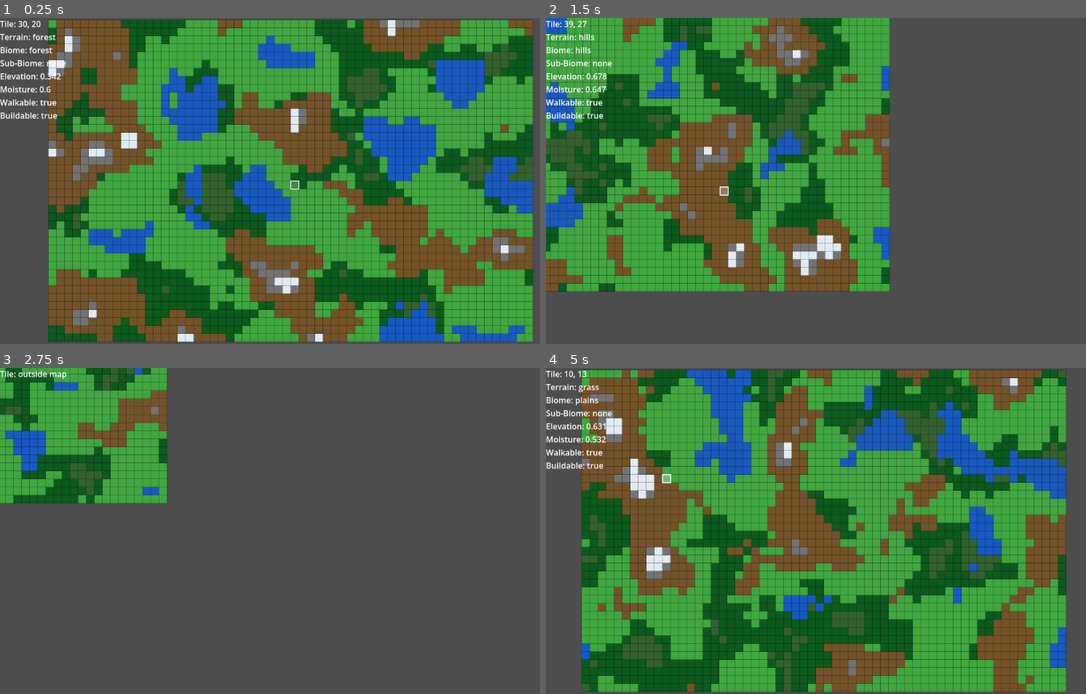
Above: before the commit, frames 1-4 (two rows, left to right).
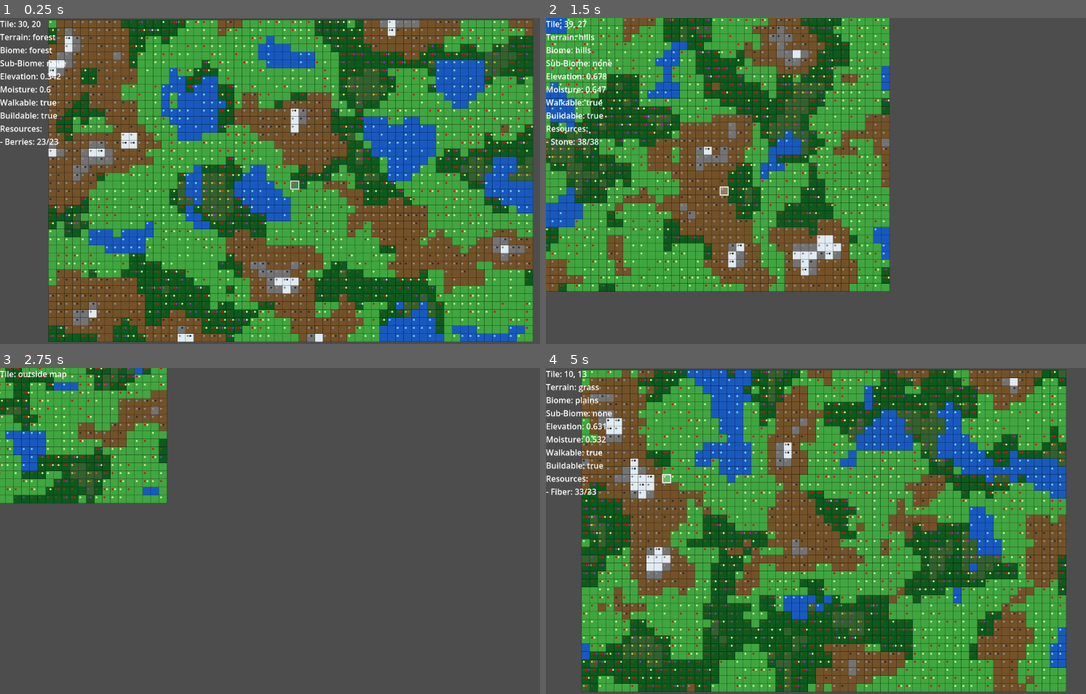
Above: after the commit, the same moments.

Repository: Shaladar79/era-span-sim
Game: Godot game, scene res://scenes/main/Main.tscn
Two runs of this game, one before a commit and one after it. Both use one fixed random seed, a clock stepped at 60 frames per second and the inputs below.
Inputs (mouse positions are in pixels of both pictures, inside the frame that each line leads up to):
- Up to frame 1 (0.25 s): no input
- Up to frame 2 (1.5 s): tap Enter at 0.5 s; move the mouse to (967, 164) at 0.52 s; hold Right (ui_right) 0.53-1.28 s; tap R at 0.6, 1.35 s; click (967, 164) at 0.67 s; move the mouse to (718, 197) at 1.27 s; hold Down (ui_down) from 1.28 s (still down)
- Up to frame 3 (2.75 s): move the mouse to (351, 459) at 2.02 s; release Down (ui_down) at 2.03 s; hold Right (ui_right) from 2.03 s (still down); tap R at 2.1 s
- Up to frame 4 (5 s): move the mouse to (805, 596) at 2.77 s; release Right (ui_right) at 2.78 s; hold Up (ui_up) 2.78-3.53 s; tap R at 2.85, 3.6, 4.35 s; click (805, 596) at 2.92 s; move the mouse to (1010, 579) at 3.52 s; hold Left (ui_left) from 3.53 s (still down); move the mouse to (664, 482) at 4.27 s

The runs differ from the first frame. In frame 1, 5.5% of the frame differs, in the area x 0-99%, y 0-98%; in frame 2, 3.5%; in frame 3, 0.8%; in frame 4, 5.7%, in the area x 0-97%, y 0-98%.

Commit message:
Fix resource marker variant typing

Diff:
--- /dev/null
+++ b/scripts/world/resource_spawner.gd
@@ -0,0 +1,103 @@
+extends RefCounted
+class_name ResourceSpawner
+
+const RESOURCE_WOOD: String = "wood"
+const RESOURCE_BERRIES: String = "berries"
+const RESOURCE_MUSHROOMS: String = "mushrooms"
+const RESOURCE_STONE: String = "stone"
+const RESOURCE_FLINT: String = "flint"
+const RESOURCE_REEDS: String = "reeds"
+const RESOURCE_CLAY: String = "clay"
+const RESOURCE_FISH: String = "fish"
+const RESOURCE_FIBER: String = "fiber"
+
+const TERRAIN_GRASS: String = "grass"
+const TERRAIN_FOREST: String = "forest"
+const TERRAIN_HILLS: String = "hills"
+const TERRAIN_MOUNTAIN: String = "mountain"
+const TERRAIN_WATER: String = "water"
+const TERRAIN_SWAMP: String = "swamp"
+
+
+static func add_resources_to_tile(tile_data: Dictionary, rng: RandomNumberGenerator) -> Dictionary:
+    var terrain: String = str(tile_data.get("terrain", TERRAIN_GRASS))
+    var biome: String = str(tile_data.get("biome", "unknown"))
+    var elevation: float = float(tile_data.get("elevation", 0.0))
+    var moisture: float = float(tile_data.get("moisture", 0.0))
+
+    tile_data["resources"] = []
+
+    match terrain:
+        TERRAIN_FOREST:
+            add_forest_resources(tile_data, rng, elevation, moisture)
+        TERRAIN_GRASS:
+            add_plains_resources(tile_data, rng, elevation, moisture)
+        TERRAIN_HILLS:
+            add_hills_resources(tile_data, rng, elevation, moisture)
+        TERRAIN_MOUNTAIN:
+            add_mountain_resources(tile_data, rng, elevation, moisture)
+        TERRAIN_SWAMP:
+            add_swamp_resources(tile_data, rng, elevation, moisture)
+        TERRAIN_WATER:
+            add_water_resources(tile_data, rng, elevation, moisture)
+        _:
+            pass
+
+    return tile_data
+
+
+static func add_forest_resources(tile_data: Dictionary, rng: RandomNumberGenerator, elevation: float, moisture: float) -> void:
+    try_add_resource(tile_data, rng, RESOURCE_WOOD, "Wood", 0.90, 25, 80)
+    try_add_resource(tile_data, rng, RESOURCE_BERRIES, "Berries", 0.35, 8, 30)
+    try_add_resource(tile_data, rng, RESOURCE_MUSHROOMS, "Mushrooms", 0.25, 5, 20)
+    try_add_resource(tile_data, rng, RESOURCE_FIBER, "Fiber", 0.30, 8, 24)
+
+
+static func add_plains_resources(tile_data: Dictionary, rng: RandomNumberGenerator, elevation: float, moisture: float) -> void:
+    try_add_resource(tile_data, rng, RESOURCE_BERRIES, "Berries", 0.25, 6, 20)
+    try_add_resource(tile_data, rng, RESOURCE_FIBER, "Fiber", 0.45, 10, 35)
+
+
+static func add_hills_resources(tile_data: Dictionary, rng: RandomNumberGenerator, elevation: float, moisture: float) -> void:
+    try_add_resource(tile_data, rng, RESOURCE_STONE, "Stone", 0.70, 20, 70)
+    try_add_resource(tile_data, rng, RESOURCE_FLINT, "Flint", 0.25, 5, 20)
+
+
+static func add_mountain_resources(tile_data: Dictionary, rng: RandomNumberGenerator, elevation: float, moisture: float) -> void:
+    try_add_resource(tile_data, rng, RESOURCE_STONE, "Stone", 0.85, 35, 120)
+    try_add_resource(tile_data, rng, RESOURCE_FLINT, "Flint", 0.35, 8, 30)
+
+
+static func add_swamp_resources(tile_data: Dictionary, rng: RandomNumberGenerator, elevation: float, moisture: float) -> void:
+    try_add_resource(tile_data, rng, RESOURCE_REEDS, "Reeds", 0.55, 10, 40)
+    try_add_resource(tile_data, rng, RESOURCE_CLAY, "Clay", 0.45, 10, 45)
+    try_add_resource(tile_data, rng, RESOURCE_MUSHROOMS, "Mushrooms", 0.25, 5, 20)
+
+
+static func add_water_resources(tile_data: Dictionary, rng: RandomNumberGenerator, elevation: float, moisture: float) -> void:
+    try_add_resource(tile_data, rng, RESOURCE_FISH, "Fish", 0.55, 8, 35)
+
+
+static func try_add_resource(
+    tile_data: Dictionary,
+    rng: RandomNumberGenerator,
+    resource_id: String,
+    display_name: String,
+    spawn_chance: float,
+    amount_min: int,
+    amount_max: int
+) -> void:
+    if rng.randf() > spawn_chance:
+        return
+
+    var amount := rng.randi_range(amount_min, amount_max)
+
+    var resource_data := {
+        "id": resource_id,
+        "name": display_name,
+        "amount": amount,
+        "max_amount": amount,
+        "tech_level_min": 0
+    }
+
+    tile_data["resources"].append(resource_data)
--- a/scripts/world/world.gd
+++ b/scripts/world/world.gd
@@ -103,6 +103,7 @@
 
     var elevation_text := str(snapped(float(tile_data.get("elevation", 0.0)), 0.001))
     var moisture_text := str(snapped(float(tile_data.get("moisture", 0.0)), 0.001))
+    var resources_text := get_resources_text(tile_data)
 
     tile_info_label.text = (
         "Tile: " + str(hovered_tile.x) + ", " + str(hovered_tile.y) + "\n"
@@ -112,12 +113,38 @@
         + "Elevation: " + elevation_text + "\n"
         + "Moisture: " + moisture_text + "\n"
         + "Walkable: " + str(tile_data.get("walkable", false)) + "\n"
-        + "Buildable: " + str(tile_data.get("buildable", false))
+        + "Buildable: " + str(tile_data.get("buildable", false)) + "\n"
+        + "Resources:\n" + resources_text
     )
+
+
+func get_resources_text(tile_data: Dictionary) -> String:
+    var resources: Array = tile_data.get("resources", [])
+
+    if resources.is_empty():
+        return "- None"
+
+    var text := ""
+
+    for resource_index in range(resources.size()):
+        var resource: Variant = resources[resource_index]
+
+        if typeof(resource) != TYPE_DICTIONARY:
+            continue
+
+        var resource_dict: Dictionary = resource
+        var resource_name := str(resource_dict.get("name", "Unknown"))
+        var amount := int(resource_dict.get("amount", 0))
+        var max_amount := int(resource_dict.get("max_amount", amount))
+
+        text += "- " + resource_name + ": " + str(amount) + "/" + str(max_amount) + "\n"
+
+    return text.strip_edges()
 
 
 func _draw() -> void:
     draw_world_tiles()
+    draw_resource_markers()
     draw_grid_lines()
     draw_hovered_tile()
 
@@ -125,13 +152,73 @@
 func draw_world_tiles() -> void:
     for y in range(GRID_HEIGHT):
         for x in range(GRID_WIDTH):
-            var tile_data = tiles[y][x]
+            var tile_data: Dictionary = tiles[y][x]
             var tile_color := get_tile_color(tile_data)
 
             var tile_position := Vector2(x * TILE_SIZE, y * TILE_SIZE)
             var tile_rect := Rect2(tile_position, Vector2(TILE_SIZE, TILE_SIZE))
 
             draw_rect(tile_rect, tile_color, true)
+
+
+func draw_resource_markers() -> void:
+    for y in range(GRID_HEIGHT):
+        for x in range(GRID_WIDTH):
+            var tile_data: Dictionary = tiles[y][x]
+            var resources: Array = tile_data.get("resources", [])
+
+            if resources.is_empty():
+                continue
+
+            draw_tile_resource_markers(x, y, resources)
+
+
+func draw_tile_resource_markers(tile_x: int, tile_y: int, resources: Array) -> void:
+    var marker_radius: float = 2.0
+    var marker_spacing: float = 5.0
+    var max_markers: int = 4
+
+    var tile_origin := Vector2(tile_x * TILE_SIZE, tile_y * TILE_SIZE)
+    var start_position := tile_origin + Vector2(4, 4)
+
+    var marker_count: int = mini(resources.size(), max_markers)
+
+    for i in range(marker_count):
+        var resource: Variant = resources[i]
+
+        if typeof(resource) != TYPE_DICTIONARY:
+            continue
+
+        var resource_dict: Dictionary = resource
+        var resource_id := str(resource_dict.get("id", "unknown"))
+        var marker_color := get_resource_marker_color(resource_id)
+        var marker_position := start_position + Vector2(i * marker_spacing, 0)
+
+        draw_circle(marker_position, marker_radius, marker_color)
+
+
+func get_resource_marker_color(resource_id: String) -> Color:
+    match resource_id:
+        ResourceSpawner.RESOURCE_WOOD:
+            return Color(0.45, 0.25, 0.08)
+        ResourceSpawner.RESOURCE_BERRIES:
+            return Color(0.85, 0.05, 0.08)
+        ResourceSpawner.RESOURCE_MUSHROOMS:
+            return Color(0.55, 0.20, 0.75)
+        ResourceSpawner.RESOURCE_STONE:
+            return Color(0.55, 0.55, 0.55)
+        ResourceSpawner.RESOURCE_FLINT:
+            return Color(0.18, 0.18, 0.18)
+        ResourceSpawner.RESOURCE_REEDS:
+            return Color(0.70, 0.78, 0.25)
+        ResourceSpawner.RESOURCE_CLAY:
+            return Color(0.70, 0.32, 0.12)
+        ResourceSpawner.RESOURCE_FISH:
+            return Color(0.45, 0.80, 1.00)
+        ResourceSpawner.RESOURCE_FIBER:
+            return Color(0.75, 0.95, 0.55)
+        _:
+            return Color(1.0, 1.0, 1.0)
 
 
 func draw_grid_lines() -> void:
--- a/scripts/world/world_generator.gd
+++ b/scripts/world/world_generator.gd
@@ -18,6 +18,9 @@
     grid_height: int,
     world_seed: int
 ) -> Array:
+    var rng := RandomNumberGenerator.new()
+    rng.seed = world_seed + 2222
+
     var elevation_noise := FastNoiseLite.new()
     var moisture_noise := FastNoiseLite.new()
 
@@ -46,6 +49,8 @@
                 "walkable": terrain != TERRAIN_WATER,
                 "buildable": terrain != TERRAIN_WATER and terrain != TERRAIN_MOUNTAIN
             }
+
+            tile_data = ResourceSpawner.add_resources_to_tile(tile_data, rng)
 
             row.append(tile_data)
 
Not shown, added: scripts/world/resource_spawner.gd.uid
